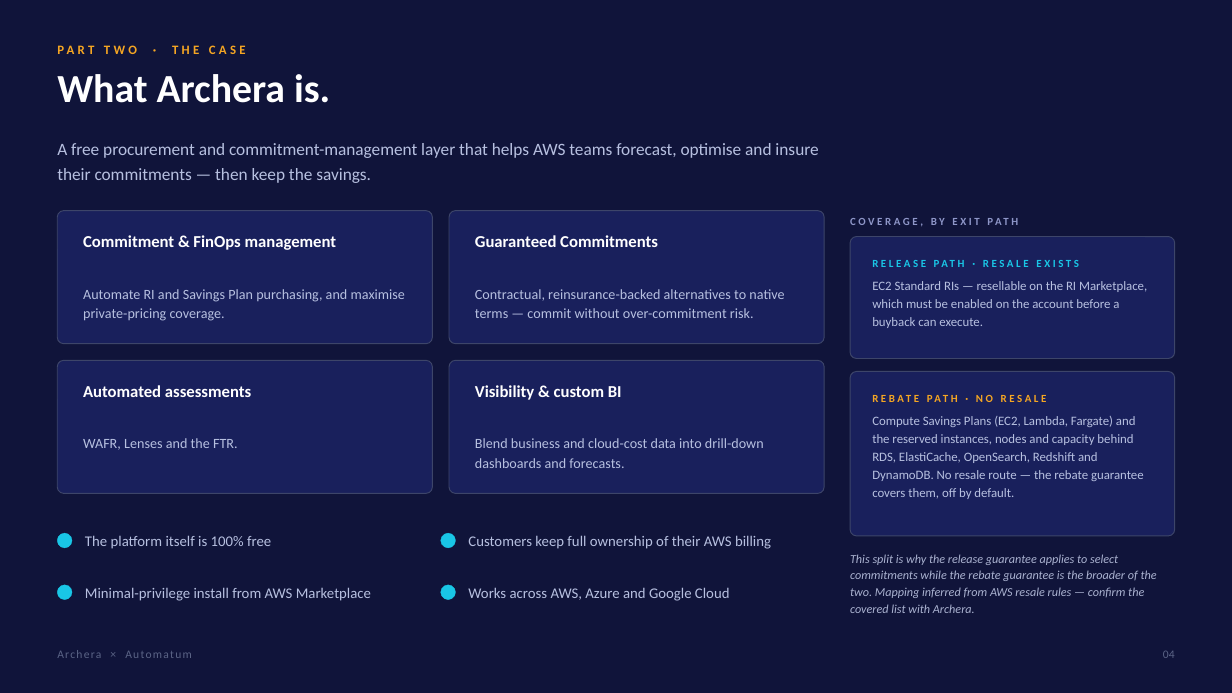
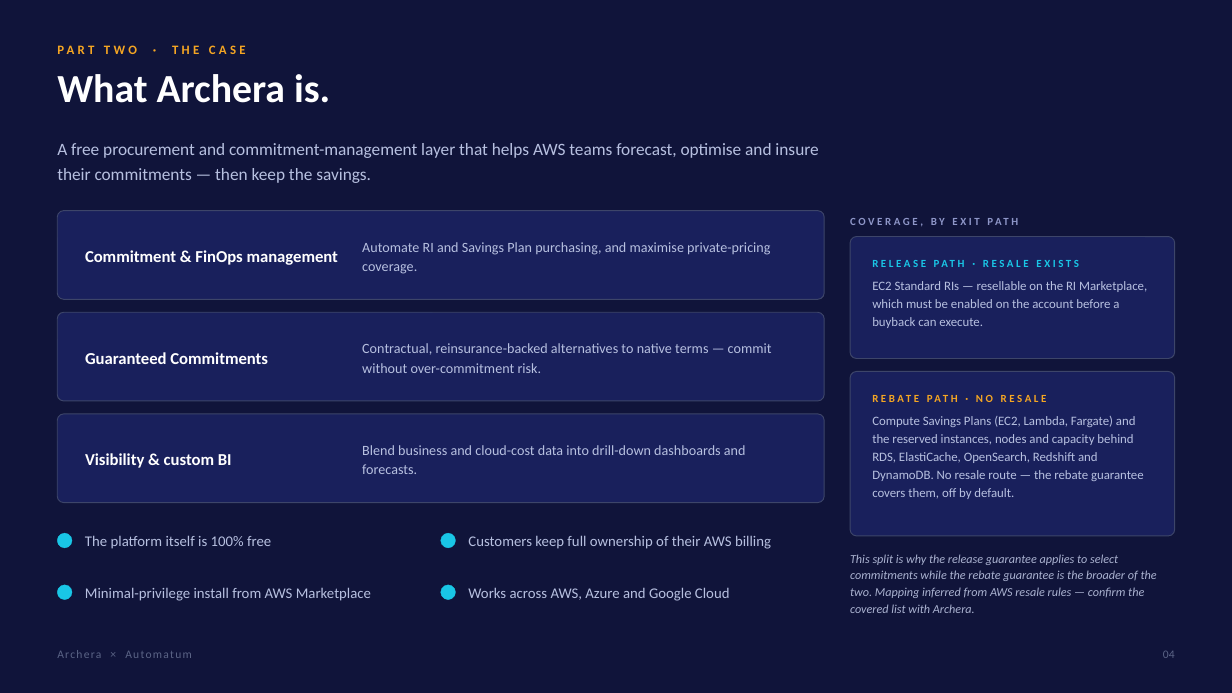
Before and after one commit to KianteEvans/barberbook, a slide deck: slide 4 of decks/Archera-for-Automatum.pptx. Drawn at 1232x693 pixels with LibreOffice and Linux fonts; fonts in the diff are those of the drawing. Boxes give left, top, right and bottom in pixels: in the first picture for what was removed or moved away, otherwise in the second. Text is boxed around its words. In the diff, an @@ line names an element or a change of style, - is before the commit and + after.

```diff
--- a/decks/Archera-for-Automatum.pptx
+++ b/decks/Archera-for-Automatum.pptx
@@ rounded rectangle: place and size @@
-rounded rectangle at box(57, 211, 433, 344)
+rounded rectangle at box(57, 211, 824, 299)
@@ rounded rectangle at box(57, 211, 824, 299): proportions changed @@
@@ text "Commitment & FinOps management": place and size @@
-text "Commitment & FinOps management" at box(83, 235, 336, 250)
+text "Commitment & FinOps management" at box(85, 250, 338, 265)
@@ text "Automate RI and Savings Plan ...": place and size @@
-text "Automate RI and Savings Plan ..." at box(83, 289, 405, 321)
+text "Automate RI and Savings Plan ..." at box(362, 242, 770, 274)
@@ rounded rectangle removed at box(449, 211, 824, 344) @@
@@ rounded rectangle added at box(57, 312, 824, 401), fill #19205C, outline #3D4569 0.75 pt @@
@@ text "Guaranteed Commitments": place and size @@
-text "Guaranteed Commitments" at box(475, 235, 658, 247)
+text "Guaranteed Commitments" at box(85, 352, 268, 364)
@@ text "Contractual, reinsurance-backed alternatives to native ...": place and size @@
-text "Contractual, reinsurance-backed alternatives to native ..." at box(475, 289, 784, 318)
+text "Contractual, reinsurance-backed alternatives to native ..." at box(362, 343, 772, 373)
@@ text removed at box(83, 385, 251, 397) @@
-Automated assessments
@@ rounded rectangle removed at box(449, 360, 824, 494) @@
@@ rounded rectangle at box(57, 414, 824, 503): proportions changed @@
@@ rounded rectangle: place and size @@
-rounded rectangle at box(57, 360, 433, 494)
+rounded rectangle at box(57, 414, 824, 503)
@@ vertical alignment top to middle in 6 elements at box(85, 250, 338, 265), box(362, 445, 746, 474), box(362, 343, 772, 373), box(362, 242, 770, 274), box(85, 352, 268, 364), box(85, 453, 232, 468) @@
@@ text "Visibility & custom BI": place and size @@
-text "Visibility & custom BI" at box(475, 385, 622, 400)
+text "Visibility & custom BI" at box(85, 453, 232, 468)
@@ text "Blend business and cloud-cost data ...": place and size @@
-text "Blend business and cloud-cost data ..." at box(475, 438, 764, 468)
+text "Blend business and cloud-cost data ..." at box(362, 445, 746, 474)
@@ text removed at box(83, 438, 238, 450) @@
-WAFR, Lenses and the FTR.
```
Also in this commit, not shown: 11 other slides changed, 4 slides removed, 2 other files.
